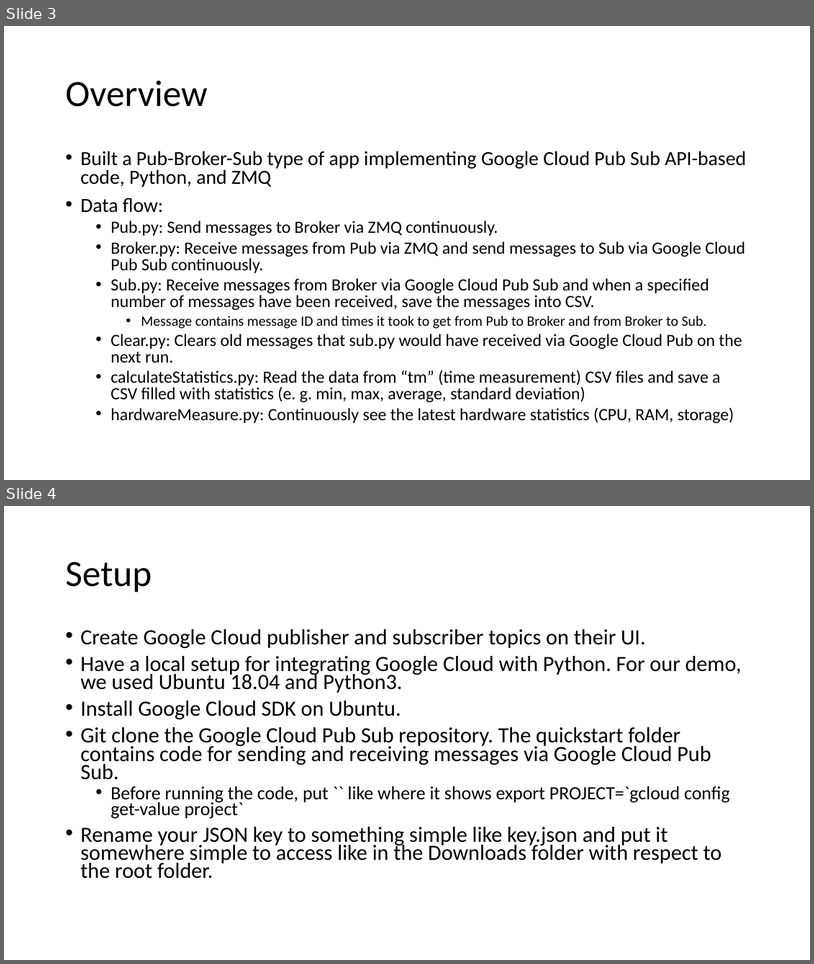
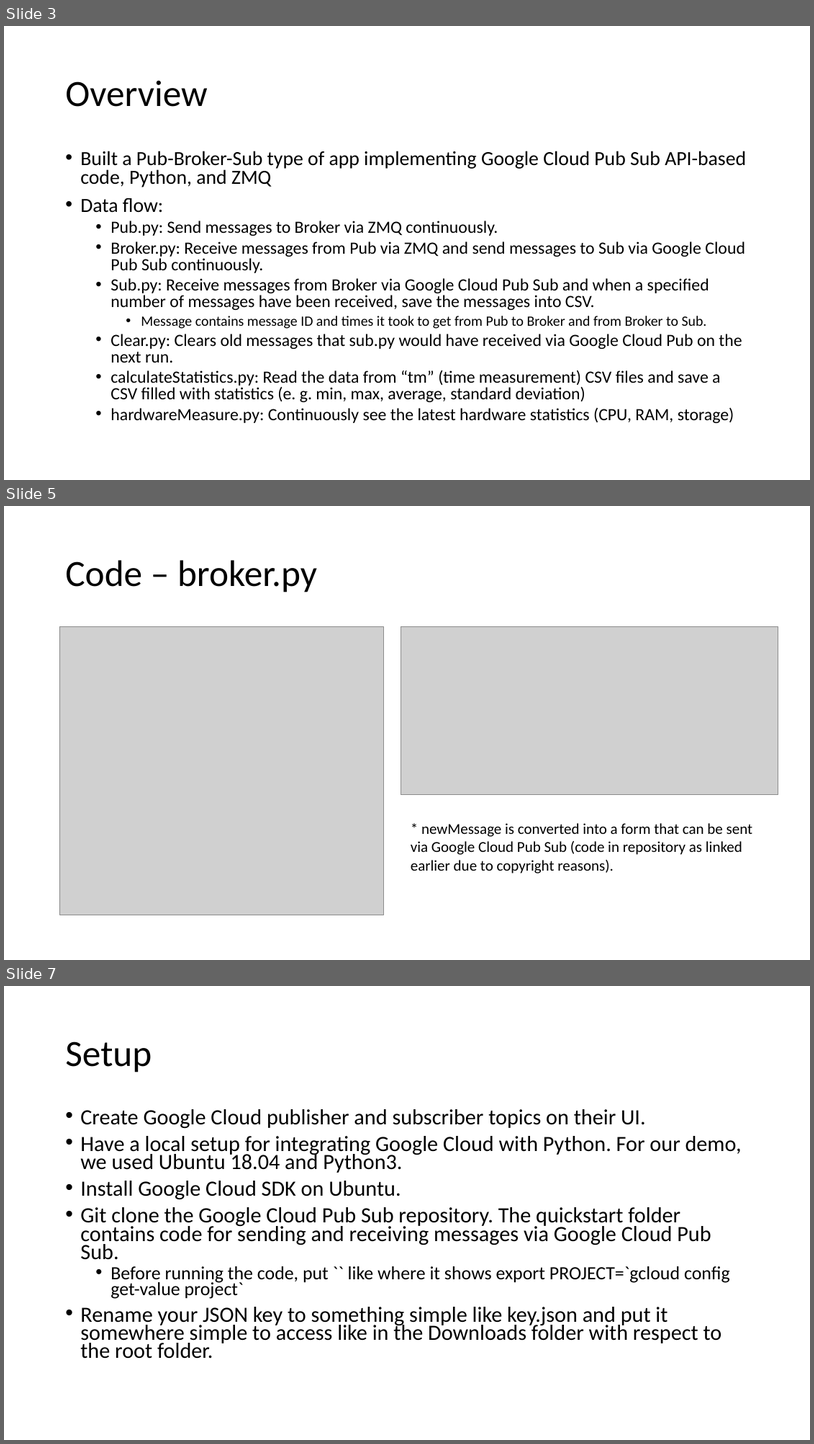
Before and after one commit to CS-6381/FinalProject, a slide deck: Messaging Systems & Message Queues/GoogleCloudPubSub/JamesVu_JordanSmith_BrantKyser/Documentation/CS 6381 Final Project_GoogleCloudPubSub.pptx. Shown one above the other, each under a label of ours: slides 3 and 4 before the commit, slides 3, 5 and 7 after it; the slides between them are not shown. The pictures are 814x964 and 814x1444 pixels, drawn with LibreOffice and Linux fonts; fonts in the diff are those of the drawing; grey boxes stand for pictures. Boxes give left, top, right and bottom in pixels: in the first picture for what was removed or moved away, otherwise in the second. Text is boxed around its words. In the diff, an @@ line names an element or a change of style, - is before the commit and + after.

```diff
--- a/Messaging Systems & Message Queues/GoogleCloudPubSub/JamesVu_JordanSmith_BrantKyser/Documentation/CS 6381 Final Project_GoogleCloudPubSub.pptx
+++ b/Messaging Systems & Message Queues/GoogleCloudPubSub/JamesVu_JordanSmith_BrantKyser/Documentation/CS 6381 Final Project_GoogleCloudPubSub.pptx
@@ slide 5 added at bbox=[4, 506, 810, 960], background #FFFFFF @@
@@ title added at bbox=[65, 560, 317, 592], 44 pt, text #000000 @@
+Code – broker.py
@@ picture added at bbox=[59, 626, 384, 914] @@
@@ picture added at bbox=[401, 626, 779, 795] @@
@@ text added at bbox=[411, 823, 754, 873], 18 pt, text #000000 @@
+* newMessage is converted into a form that can be sent via Google Cloud Pub Sub (code in repository as linked earlier due to copyright reasons).
@@ what was slide 4 is now slide 7 @@
```
Also in this commit, not shown: 2 other slides added, 1 other file.
